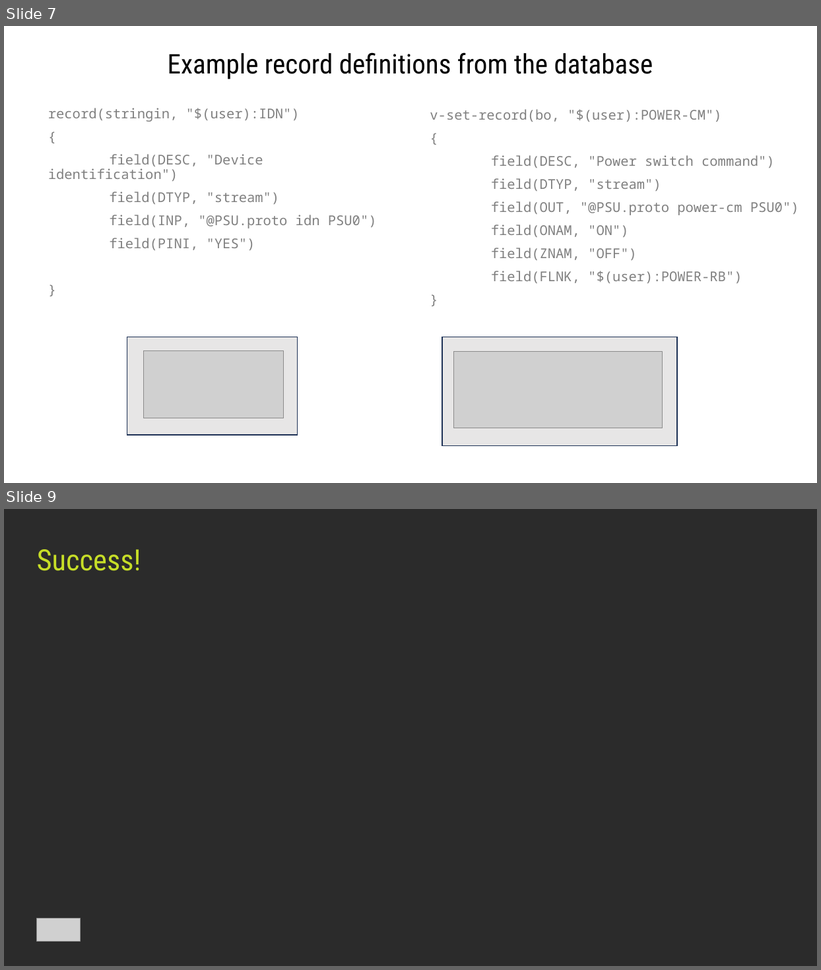
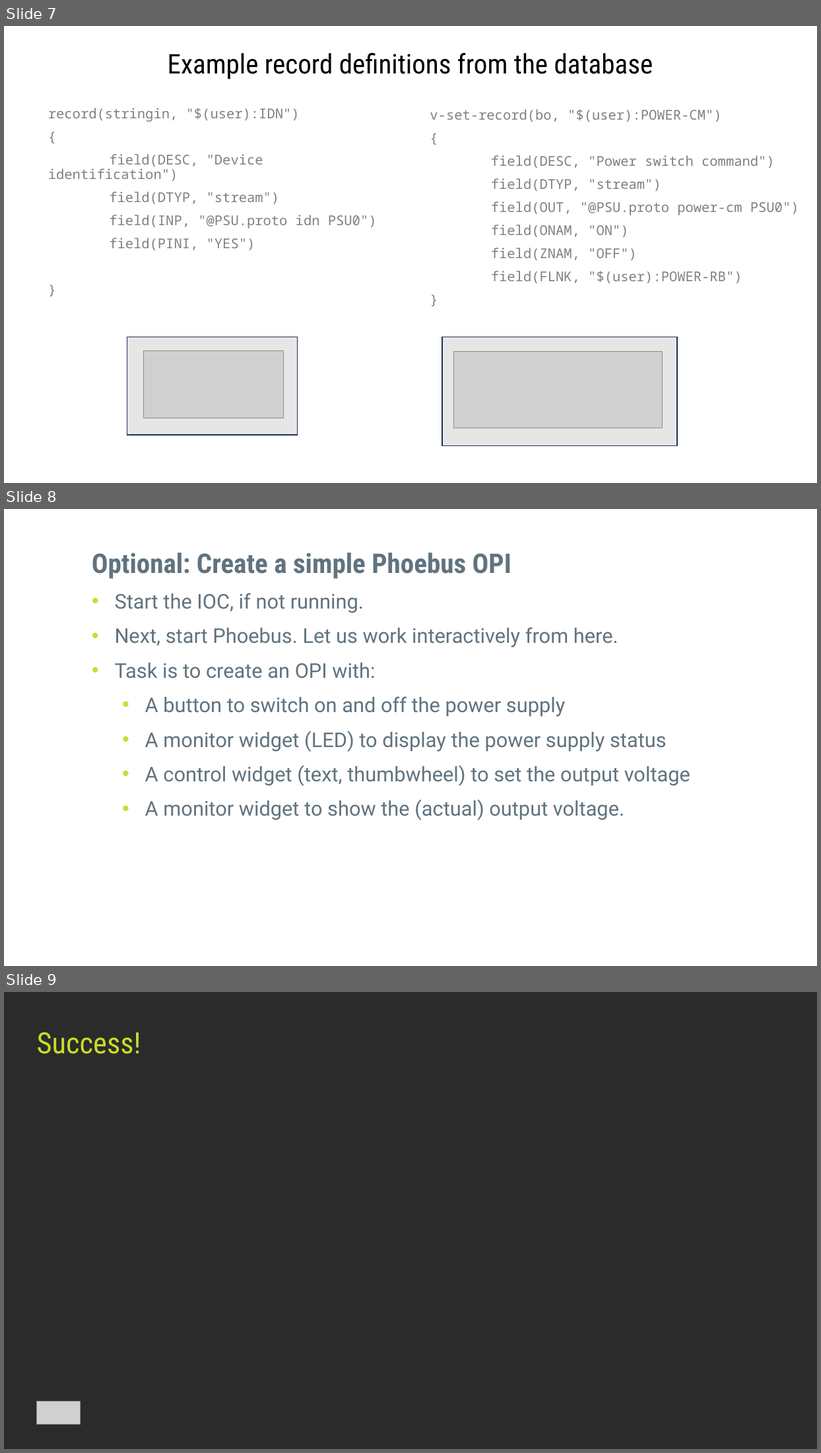
Before and after one commit to epics-training/stream-introduction, a slide deck: presentations/EPICS IOC setup.pptx. Shown one above the other, each under a label of ours: slides 7 and 9 before the commit, slides 7, 8 and 9 after it; the slides between them are not shown. The pictures are 821x970 and 821x1453 pixels, drawn with LibreOffice and Linux fonts; fonts in the diff are those of the drawing; grey boxes stand for pictures; background and template pictures are left out; a plain dark background stands for a picture behind light text. Boxes give left, top, right and bottom in pixels: in the first picture for what was removed or moved away, otherwise in the second. Text is boxed around its words. In the diff, an @@ line names an element or a change of style, - is before the commit and + after.

```diff
--- a/presentations/EPICS IOC setup.pptx
+++ b/presentations/EPICS IOC setup.pptx
@@ slide 8 added at [4, 509, 817, 966], background #FFFFFF @@
@@ text added at [92, 553, 690, 821], 24 pt, text #60737F @@
+Optional: Create a simple Phoebus OPI
+• Start the IOC, if not running.
+• Next, start Phoebus. Let us work interactively from here.
+• Task is to create an OPI with:
+  • A button to switch on and off the power supply
+  • A monitor widget (LED) to display the power supply status
+  • A control widget (text, thumbwheel) to set the output voltage
+  • A monitor widget to show the (actual) output voltage.
```
Also in this commit, not shown: 2 slides changed, 1 slide removed.
